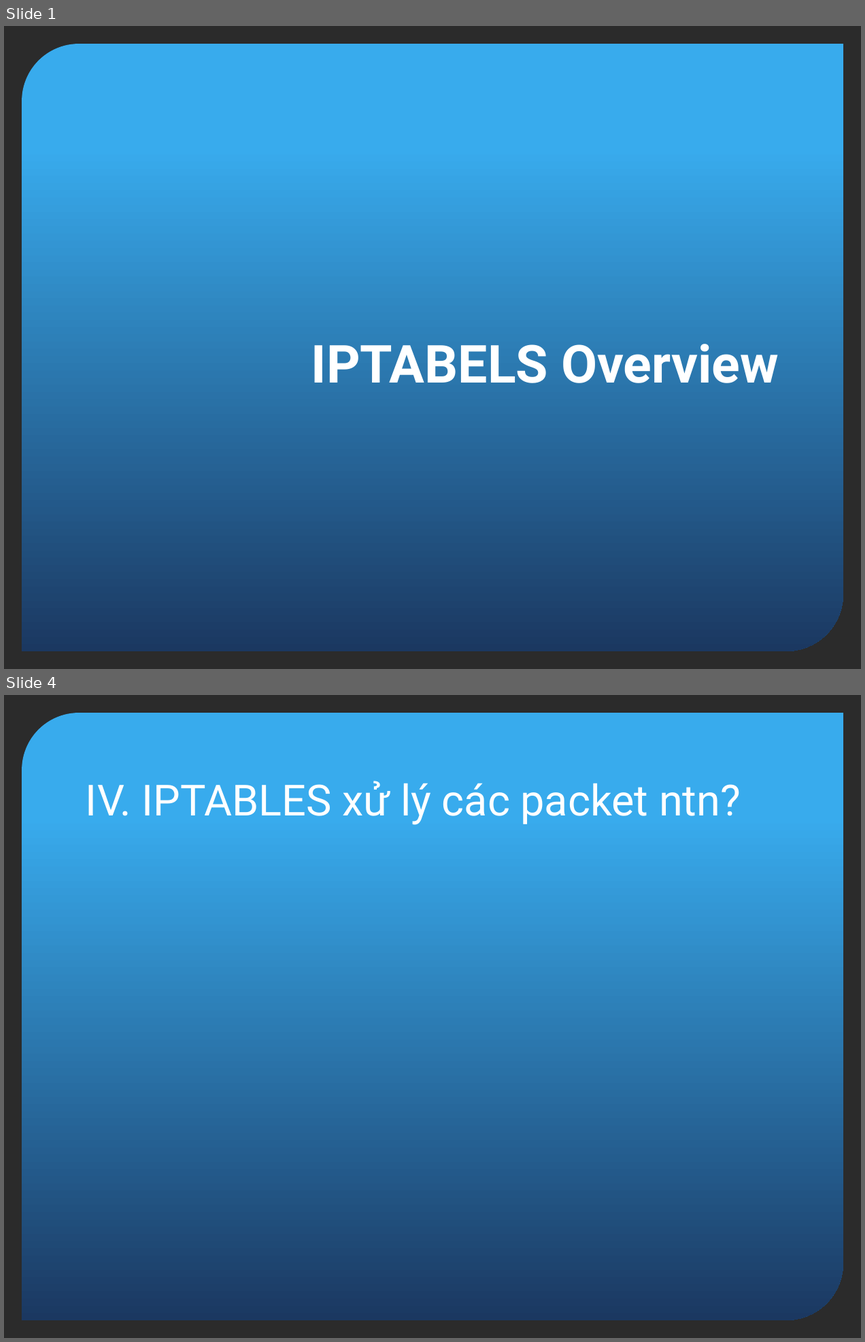
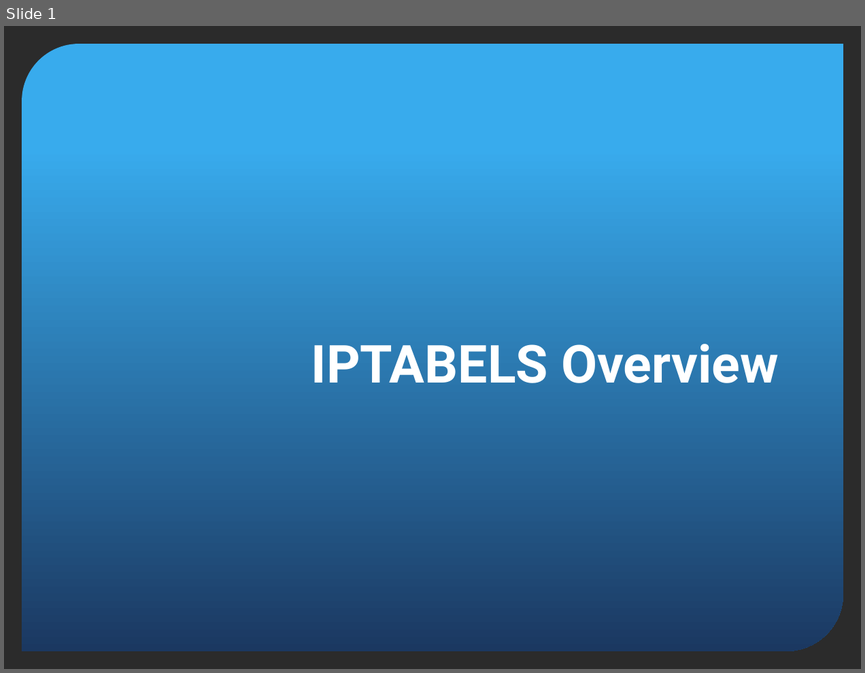
Before and after one commit to vietshell/Basic_Script, a slide deck: Presentation1.pptx. Shown one above the other, each under a label of ours: slides 1 and 4 before the commit, slide 1 after it; the slides between them are not shown. The pictures are 865x1342 and 865x673 pixels, drawn with LibreOffice and Linux fonts; fonts in the diff are those of the drawing; background and template pictures are left out; a plain dark background stands for a picture behind light text. Boxes give left, top, right and bottom in pixels: in the first picture for what was removed or moved away, otherwise in the second. Text is boxed around its words. In the diff, an @@ line names an element or a change of style, - is before the commit and + after.

```diff
--- a/Presentation1.pptx
+++ b/Presentation1.pptx
@@ slide 4 removed at (4, 695, 861, 1338), background picture (left out); not listed: 1 template element that a slide beside it also shows @@
@@ title removed at (86, 781, 740, 825) @@
-IV. IPTABLES xử lý các packet ntn?
```
Also in this commit, not shown: 7 slides changed, 4 slides added, 11 other slides removed, 1 other file.
